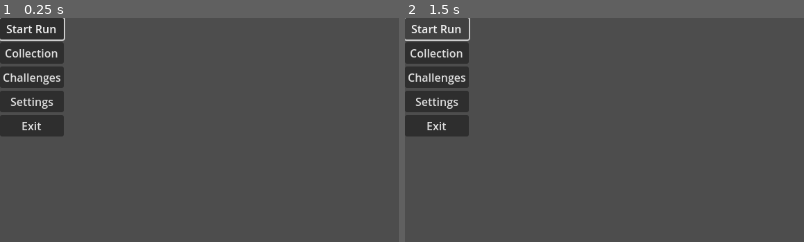
Above: before the commit, frames 1-2 (left to right).
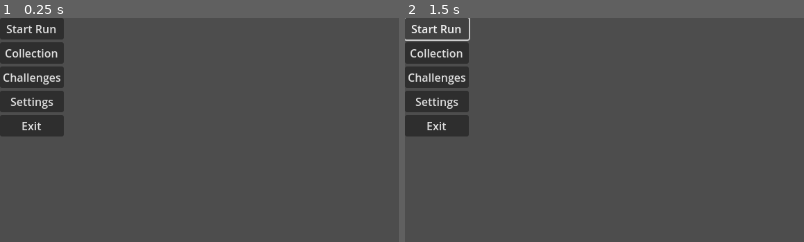
Above: after the commit, the same moments.

Repository: Millstreamu/Sprouts
Game: Godot game, scene res://scenes/meta/MainMenu.tscn
Two runs of this game, one before a commit and one after it. Both use one fixed random seed, a clock stepped at 60 frames per second and the inputs below.
Inputs:
- Up to frame 1 (0.25 s): no input
- Up to frame 2 (1.5 s): click "Start Run" at 0.5 s; click "Start Run" at 1.25 s
The pictures show only the part of the screen within x 0-50%, y 0-50%; the shares and areas given below are measured in that part.

The runs differ from the first frame. In frame 1, 0.2% of the frame differs, in the area x 0-17%, y 0-11%; in frame 2, nothing differs.
Error after the commit: Parse Error: Used space character for indentation instead of tab as used before in the file. (res://scripts/ui/MainMenu.gd:101)

Commit message:
Add totem and difficulty selection scene

Diff:
--- /dev/null
+++ b/sprouts/scenes/run_setup/TotemSelect.tscn
@@ -0,0 +1,103 @@
+[gd_scene load_steps=2 format=3]
+
+[ext_resource path="res://scripts/ui/TotemSelect.gd" type="Script" id="1"]
+
+[node name="TotemSelect" type="Control"]
+layout_mode = 3
+anchors_preset = 15
+anchor_right = 1.0
+anchor_bottom = 1.0
+script = ExtResource("1")
+totem_name_label_path = NodePath("TotemDisplay/TotemNameLabel")
+totem_description_label_path = NodePath("TotemDisplay/TotemDescriptionLabel")
+prev_totem_button_path = NodePath("TotemCarouselControls/PrevTotemButton")
+next_totem_button_path = NodePath("TotemCarouselControls/NextTotemButton")
+difficulty_container_path = NodePath("DifficultyContainer")
+back_button_path = NodePath("BackButton")
+status_label_path = NodePath("StatusLabel")
+
+[node name="TotemDisplay" type="VBoxContainer" parent="."]
+layout_mode = 1
+anchors_preset = 8
+anchor_left = 0.5
+anchor_top = 0.25
+anchor_right = 0.5
+anchor_bottom = 0.25
+offset_left = -150.0
+offset_top = -60.0
+offset_right = 150.0
+offset_bottom = 60.0
+
+[node name="TotemNameLabel" type="Label" parent="TotemDisplay"]
+layout_mode = 2
+text = "Totem Name"
+
+[node name="TotemDescriptionLabel" type="Label" parent="TotemDisplay"]
+layout_mode = 2
+text = "Totem description goes here."
+
+[node name="TotemCarouselControls" type="HBoxContainer" parent="."]
+layout_mode = 1
+anchors_preset = 8
+anchor_left = 0.5
+anchor_top = 0.5
+anchor_right = 0.5
+anchor_bottom = 0.5
+offset_left = -100.0
+offset_top = -20.0
+offset_right = 100.0
+offset_bottom = 20.0
+
+[node name="PrevTotemButton" type="Button" parent="TotemCarouselControls"]
+layout_mode = 2
+text = "<"
+
+[node name="NextTotemButton" type="Button" parent="TotemCarouselControls"]
+layout_mode = 2
+text = ">"
+
+[node name="DifficultyContainer" type="HBoxContainer" parent="."]
+layout_mode = 1
+anchors_preset = 8
+anchor_left = 0.5
+anchor_top = 0.65
+anchor_right = 0.5
+anchor_bottom = 0.65
+offset_left = -90.0
+offset_top = -20.0
+offset_right = 90.0
+offset_bottom = 20.0
+
+[node name="EasyButton" type="Button" parent="DifficultyContainer"]
+layout_mode = 2
+text = "\xe2\x97\x8f"
+
+[node name="MediumButton" type="Button" parent="DifficultyContainer"]
+layout_mode = 2
+text = "\xe2\x97\x8f"
+
+[node name="HardButton" type="Button" parent="DifficultyContainer"]
+layout_mode = 2
+text = "\xe2\x97\x8f"
+
+[node name="StatusLabel" type="Label" parent="."]
+layout_mode = 1
+anchors_preset = 8
+anchor_left = 0.5
+anchor_top = 0.8
+anchor_right = 0.5
+anchor_bottom = 0.8
+offset_left = -150.0
+offset_top = -15.0
+offset_right = 150.0
+offset_bottom = 15.0
+text = "Status text"
+
+[node name="BackButton" type="Button" parent="."]
+layout_mode = 1
+anchors_preset = 0
+offset_left = 20.0
+offset_top = 20.0
+offset_right = 120.0
+offset_bottom = 60.0
+text = "Back"
--- a/sprouts/scripts/ui/MainMenu.gd
+++ b/sprouts/scripts/ui/MainMenu.gd
@@ -99,8 +99,8 @@
 
 
 func _on_start_run() -> void:
-	print("MainMenu: Start Run selected")
-	# TODO: change scene to run setup later
+        print("MainMenu: Start Run selected")
+        get_tree().change_scene_to_file("res://scenes/run_setup/TotemSelect.tscn")
 
 func _on_collection() -> void:
 	print("MainMenu: Collection selected")
--- /dev/null
+++ b/sprouts/scripts/ui/TotemSelect.gd
@@ -0,0 +1,241 @@
+extends Control
+class_name TotemSelectScreen
+
+@export var totem_name_label_path: NodePath
+@export var totem_description_label_path: NodePath
+@export var prev_totem_button_path: NodePath
+@export var next_totem_button_path: NodePath
+@export var difficulty_container_path: NodePath
+@export var back_button_path: NodePath
+@export var status_label_path: NodePath
+
+@onready var _totem_name_label: Label = get_node(totem_name_label_path) as Label
+@onready var _totem_description_label: Label = get_node(totem_description_label_path) as Label
+@onready var _prev_totem_button: Button = get_node(prev_totem_button_path) as Button
+@onready var _next_totem_button: Button = get_node(next_totem_button_path) as Button
+@onready var _difficulty_container: HBoxContainer = get_node(difficulty_container_path) as HBoxContainer
+@onready var _back_button: Button = get_node(back_button_path) as Button
+@onready var _status_label: Label = get_node(status_label_path) as Label
+@onready var _difficulty_buttons: Array[Button] = []
+
+const DIFF_EASY: int = 0
+const DIFF_MEDIUM: int = 1
+const DIFF_HARD: int = 2
+
+var _totems: Array = []
+var _current_totem_index: int = 0
+var _selected_difficulty: int = -1
+var _in_tab_mode: bool = true
+var _can_continue: bool = false
+
+var _dummy_totems: Array = [
+    {
+        "id": "totem.heartseed",
+        "name": "Heartseed Totem",
+        "description": "Nature-focused starter totem.",
+        "unlocked": true
+    },
+    {
+        "id": "totem.stoneward",
+        "name": "Stoneward Totem",
+        "description": "Earth-centric defensive totem.",
+        "unlocked": false
+    },
+    {
+        "id": "totem.wavecall",
+        "name": "Wavecall Totem",
+        "description": "Water-themed totem with flow bonuses.",
+        "unlocked": true
+    }
+]
+
+func _ready() -> void:
+    _totems = _dummy_totems.duplicate(true)
+    _collect_difficulty_buttons()
+    _prev_totem_button.pressed.connect(func() -> void:
+        _change_totem(-1)
+    )
+    _next_totem_button.pressed.connect(func() -> void:
+        _change_totem(1)
+    )
+    _back_button.pressed.connect(_go_back_to_main_menu)
+    _enter_totem_mode()
+    _current_totem_index = 0
+    _selected_difficulty = -1
+    _can_continue = false
+    _update_totem_display()
+    _update_difficulty_focus()
+    _update_status_label()
+    print("TotemSelect: ready")
+
+func _collect_difficulty_buttons() -> void:
+    _difficulty_buttons.clear()
+    for child in _difficulty_container.get_children():
+        if child is Button:
+            var button := child as Button
+            button.toggle_mode = true
+            button.focus_mode = Control.FOCUS_ALL
+            button.button_pressed = false
+            var captured_index := _difficulty_buttons.size()
+            button.pressed.connect(func() -> void:
+                _on_difficulty_button_pressed(captured_index)
+            )
+            _difficulty_buttons.append(button)
+
+func _on_difficulty_button_pressed(index: int) -> void:
+    if index < 0 or index >= _difficulty_buttons.size():
+        return
+    if _in_tab_mode:
+        _enter_difficulty_mode()
+    _selected_difficulty = index
+    _can_continue = false
+    print("TotemSelect: difficulty index = %d" % index)
+    _update_difficulty_focus()
+    _update_status_label()
+
+func _update_totem_display() -> void:
+    if _totems.is_empty():
+        _totem_name_label.text = "No Totems"
+        _totem_description_label.text = ""
+        return
+    _current_totem_index = clamp(_current_totem_index, 0, _totems.size() - 1)
+    var current: Dictionary = _totems[_current_totem_index]
+    var name_text: String = current.get("name", "Unknown Totem")
+    if not current.get("unlocked", false):
+        name_text += " (Locked)"
+    _totem_name_label.text = name_text
+    _totem_description_label.text = current.get("description", "")
+
+func _update_status_label() -> void:
+    if _in_tab_mode and _selected_difficulty == -1:
+        _status_label.text = "Select a Totem (Left/Right, Space to confirm)"
+        return
+    if not _in_tab_mode and _selected_difficulty == -1:
+        _status_label.text = "Select Difficulty (Left/Right, Space to confirm)"
+        return
+    if _selected_difficulty != -1:
+        _status_label.text = "Press P to continue"
+
+func _update_difficulty_focus() -> void:
+    for i in range(_difficulty_buttons.size()):
+        var button := _difficulty_buttons[i]
+        button.button_pressed = i == _selected_difficulty and _selected_difficulty != -1
+        if i == _selected_difficulty and _selected_difficulty != -1:
+            button.grab_focus()
+        elif button.has_focus():
+            button.release_focus()
+
+func _enter_totem_mode() -> void:
+    _in_tab_mode = true
+    _can_continue = false
+    _selected_difficulty = -1
+    _update_difficulty_focus()
+    print("TotemSelect: entered TOTEM mode")
+    _update_status_label()
+
+func _enter_difficulty_mode() -> void:
+    _in_tab_mode = false
+    _can_continue = false
+    print("TotemSelect: entered DIFFICULTY mode")
+    _update_difficulty_focus()
+    _update_status_label()
+
+func _change_totem(delta: int) -> void:
+    if _totems.is_empty():
+        return
+    var new_index := _current_totem_index + delta
+    var totem_count := _totems.size()
+    if totem_count == 0:
+        return
+    new_index = (new_index % totem_count + totem_count) % totem_count
+    _current_totem_index = new_index
+    print("TotemSelect: totem index = %d" % _current_totem_index)
+    _update_totem_display()
+    var current: Dictionary = _totems[_current_totem_index]
+    _can_continue = false
+    if not current.get("unlocked", false):
+        _selected_difficulty = -1
+    _update_difficulty_focus()
+    _update_status_label()
+
+func _change_difficulty(delta: int) -> void:
+    if _difficulty_buttons.is_empty():
+        return
+    if _selected_difficulty == -1:
+        _selected_difficulty = DIFF_EASY
+    else:
+        var max_index := _difficulty_buttons.size() - 1
+        _selected_difficulty = clamp(_selected_difficulty + delta, DIFF_EASY, max_index)
+    print("TotemSelect: difficulty index = %d" % _selected_difficulty)
+    _update_difficulty_focus()
+    _can_continue = false
+    _update_status_label()
+
+func _confirm_totem() -> void:
+    if _totems.is_empty():
+        return
+    var current: Dictionary = _totems[_current_totem_index]
+    if not current.get("unlocked", false):
+        print("TotemSelect: selected totem is locked")
+        return
+    print("TotemSelect: totem confirmed: %s" % current.get("id", ""))
+    _selected_difficulty = -1
+    _update_difficulty_focus()
+    _enter_difficulty_mode()
+
+func _confirm_difficulty() -> void:
+    if _selected_difficulty < DIFF_EASY or _selected_difficulty > DIFF_HARD:
+        print("TotemSelect: no difficulty selected yet")
+        return
+    _can_continue = true
+    print("TotemSelect: difficulty confirmed: %d" % _selected_difficulty)
+    _update_status_label()
+
+func _continue_if_ready() -> void:
+    if not _can_continue:
+        return
+    if _totems.is_empty():
+        return
+    var current: Dictionary = _totems[_current_totem_index]
+    print("TotemSelect: CONTINUE with totem %s, difficulty %d" % [current.get("id", ""), _selected_difficulty])
+    # TODO: get_tree().change_scene_to_file("res://scenes/run_setup/SproutSelect.tscn")
+
+func _go_back_to_main_menu() -> void:
+    print("TotemSelect: back to main menu")
+    get_tree().change_scene_to_file("res://scenes/meta/MainMenu.tscn")
+
+func _input(event: InputEvent) -> void:
+    if Input.is_action_just_pressed("ui_cancel"):
+        if _in_tab_mode:
+            _go_back_to_main_menu()
+        else:
+            _enter_totem_mode()
+        accept_event()
+        return
+    if Input.is_action_just_pressed("ui_accept"):
+        if _in_tab_mode:
+            _confirm_totem()
+        else:
+            _confirm_difficulty()
+        accept_event()
+        return
+    if event is InputEventKey and event.pressed and not event.echo:
+        var key_event := event as InputEventKey
+        if key_event.keycode == Key.KEY_P:
+            _continue_if_ready()
+            accept_event()
+            return
+    if _in_tab_mode:
+        if Input.is_action_just_pressed("ui_left"):
+            _change_totem(-1)
+            accept_event()
+        elif Input.is_action_just_pressed("ui_right"):
+            _change_totem(1)
+            accept_event()
+    else:
+        if Input.is_action_just_pressed("ui_left"):
+            _change_difficulty(-1)
+            accept_event()
+        elif Input.is_action_just_pressed("ui_right"):
+            _change_difficulty(1)
+            accept_event()
